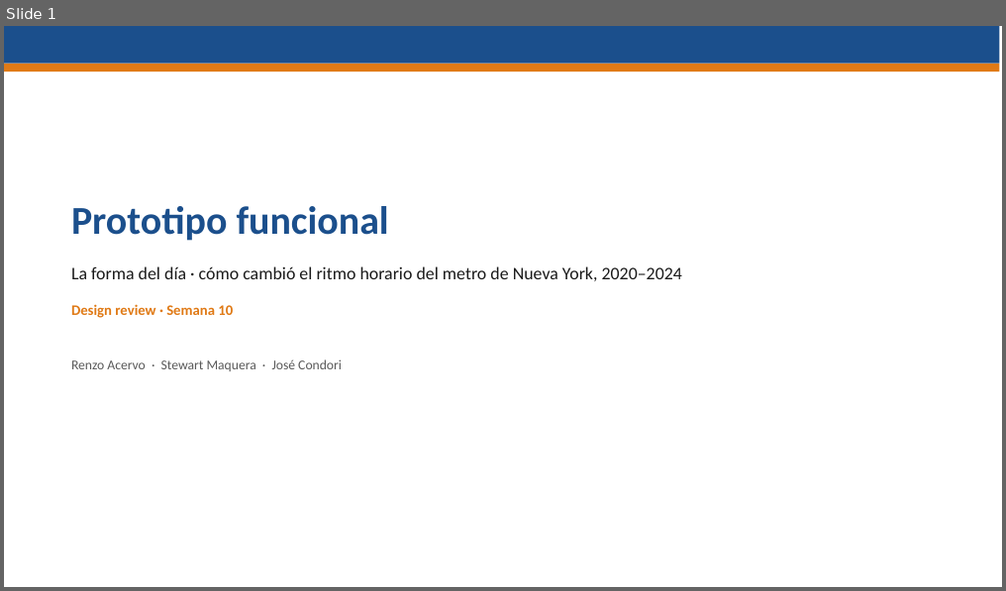
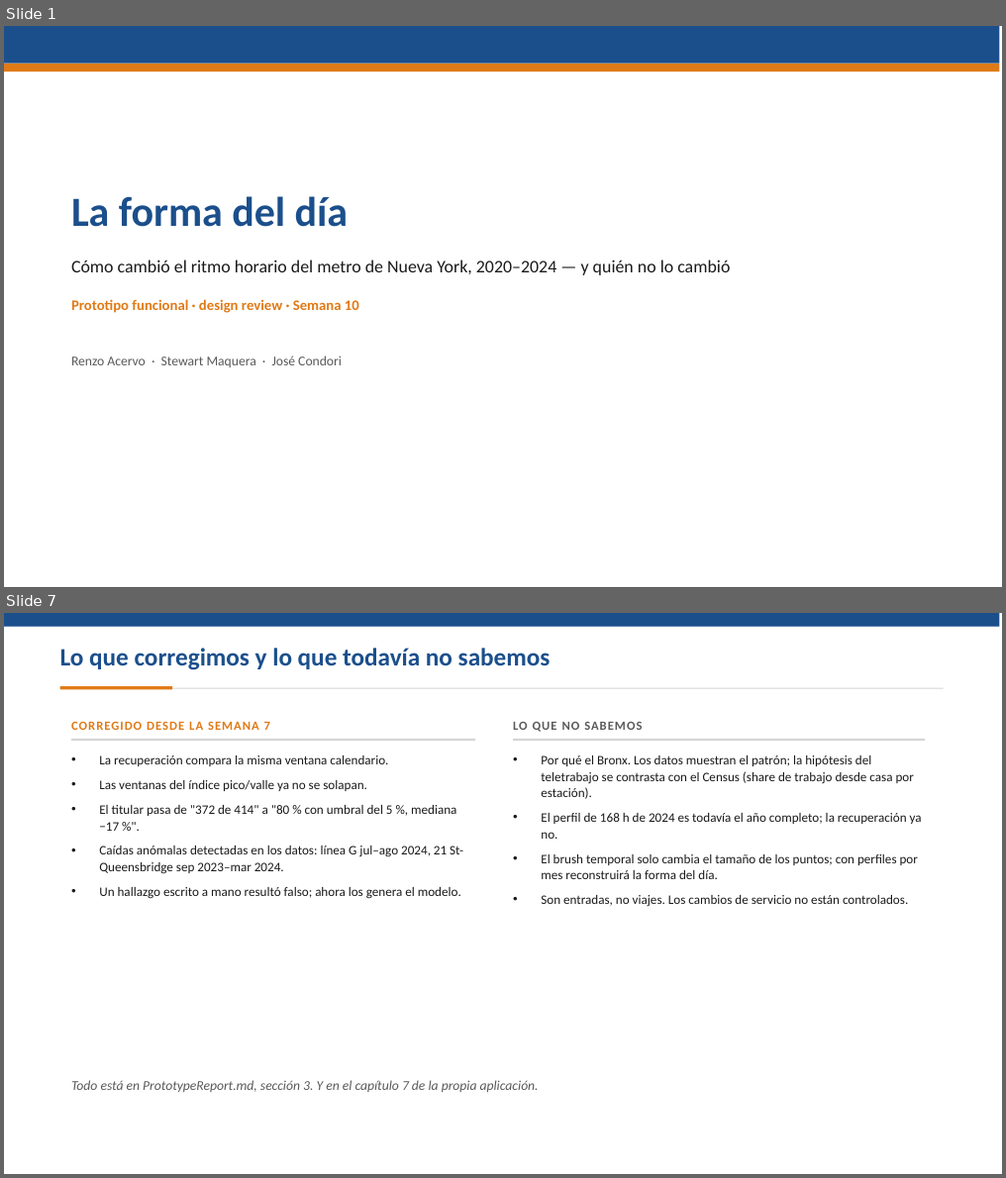
Before and after one commit to stewartmb/data-visualization-2026-2, a slide deck: deliveries/week10/PresentationWeek10.pptx. Shown one above the other, each under a label of ours: slide 1 before the commit, slides 1 and 7 after it; the slides between them are not shown. The pictures are 1006x591 and 1006x1178 pixels, drawn with LibreOffice and Linux fonts; fonts in the diff are those of the drawing. Boxes give left, top, right and bottom in pixels: in the first picture for what was removed or moved away, otherwise in the second. Text is boxed around its words. In the diff, an @@ line names an element or a change of style, - is before the commit and + after.

Commit message:
Rebuild the week 10 delivery on the narrative application
El prototipo pasa de cuatro paneles a siete capitulos guiados mas un
explorador enlazado, con tipologia de estaciones, capa de confiabilidad,
hallazgos generados desde el modelo y geografia real. Reporte, README,
presentacion, guion y capturas rehechos; preguntas de feedback nuevas.

```diff
--- a/deliveries/week10/PresentationWeek10.pptx
+++ b/deliveries/week10/PresentationWeek10.pptx
@@ slide 7 added at (4,613,1002,1174), background #FFFFFF @@
@@ rectangle added at (4,613,1000,627), fill #1B4F8C @@
@@ text added at (60,648,550,670), 24 pt, text #1B4F8C, bold @@
+Lo que corregimos y lo que todavía no sabemos
@@ rectangle added at (60,686,172,689), fill #E07A16 @@
@@ rectangle added at (172,688,944,688), fill #D5D5D5 @@
@@ text added at (71,721,270,730), 12 pt, text #E07A16, bold @@
+CORREGIDO DESDE LA SEMANA 7
@@ text added at (513,722,642,732), 12 pt, text #5A5A5A, bold @@
+LO QUE NO SABEMOS
@@ rectangle added at (71,739,475,741), fill #D5D5D5 @@
@@ text added at (99,756,463,899), 12.5 pt, text #1A1A1A @@
+• La recuperación compara la misma ventana calendario.
+• Las ventanas del índice pico/valle ya no se solapan.
+• El titular pasa de "372 de 414" a "80 % con umbral del 5 %, mediana −17 %".
+• Caídas anómalas detectadas en los datos: línea G jul–ago 2024, 21 St-Queensbridge sep 2023–mar 2024.
+• Un hallazgo escrito a mano resultó falso; ahora los genera el modelo.
@@ rectangle added at (513,739,925,741), fill #D5D5D5 @@
@@ text added at (541,756,922,907), 12.5 pt, text #1A1A1A @@
+• Por qué el Bronx. Los datos muestran el patrón; la hipótesis del teletrabajo se contrasta con el Census (share de trabajo desde casa por estación).
+• El perfil de 168 h de 2024 es todavía el año completo; la recuperación ya no.
+• El brush temporal solo cambia el tamaño de los puntos; con perfiles por mes reconstruirá la forma del día.
+• Son entradas, no viajes. Los cambios de servicio no están controlados.
@@ text added at (71,1080,539,1092), 13 pt, text #5A5A5A, italic @@
+Todo está en PrototypeReport.md, sección 3. Y en el capítulo 7 de la propia aplicación.
@@ slide 1 changed as well @@
@@ text at (71,196,349,227): text changed; size 38 to 40 pt @@
-Prototipo funcional
+La forma del día
@@ text at (71,260,730,275): text changed @@
-La forma del día · cómo cambió el ritmo horario del metro de Nueva York, 2020–2024
+Cómo cambió el ritmo horario del metro de Nueva York, 2020–2024 — y quién no lo cambió
@@ text at (71,299,359,313): text changed @@
-Design review · Semana 10
+Prototipo funcional · design review · Semana 10
@@ text "Renzo Acervo · Stewart Maquera ...": place and size @@
-text "Renzo Acervo · Stewart Maquera ..." at (71,360,342,372)
+text "Renzo Acervo · Stewart Maquera ..." at (71,356,342,368)
```
Also in this commit, not shown: 1 other slide changed, 5 other slides added, 6 slides removed, 42 other files.
